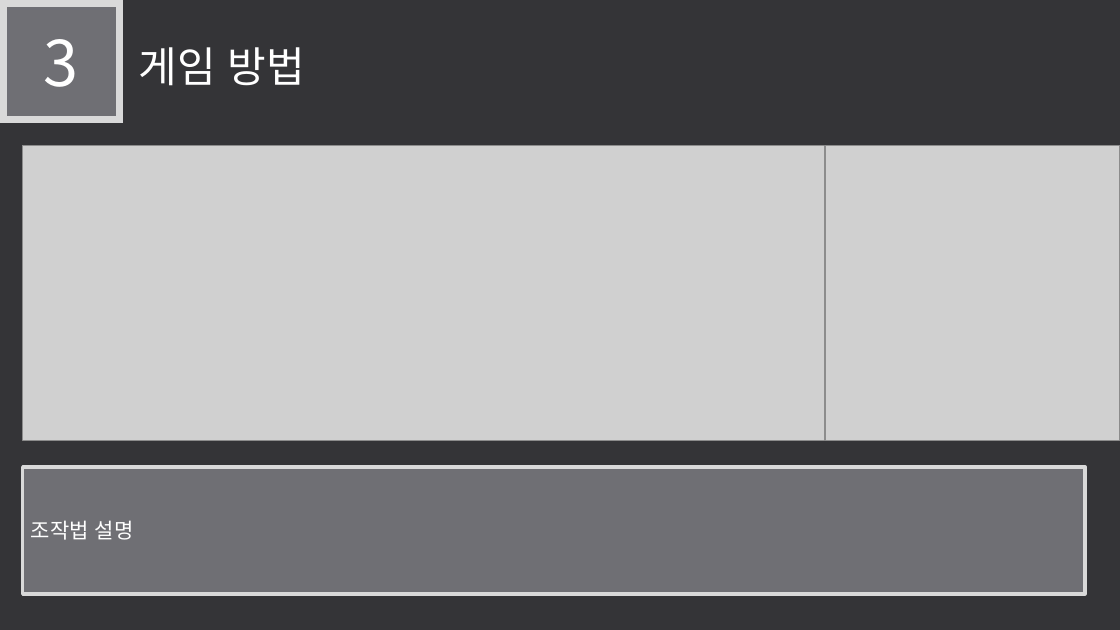
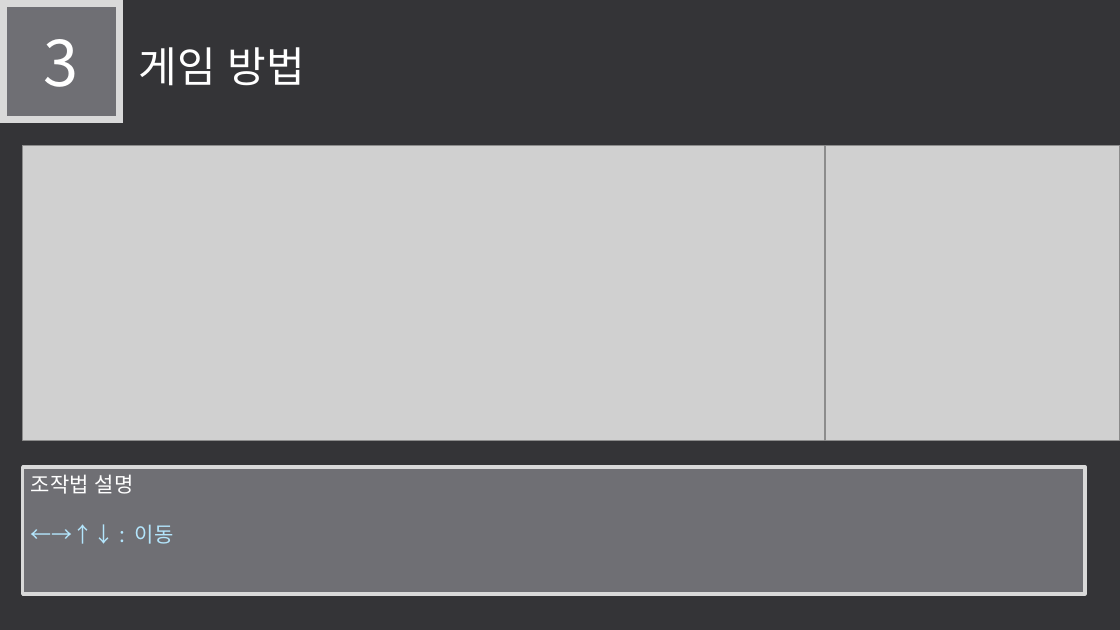
Before and after one commit to LEGO0937/Our_Project, a slide deck: slide 7 of 기획단계/졸작 제안서_α.pptx. Drawn at 1120x630 pixels with LibreOffice and Linux fonts; fonts in the diff are those of the drawing; grey boxes stand for pictures. Boxes give left, top, right and bottom in pixels: in the first picture for what was removed or moved away, otherwise in the second. Text is boxed around its words. In the diff, an @@ line names an element or a change of style, - is before the commit and + after.

```diff
--- a/기획단계/졸작 제안서_α.pptx
+++ b/기획단계/졸작 제안서_α.pptx
@@ rectangle "조작법 설명" at (x1=23, y1=467, x2=1086, y2=594): vertical alignment middle to top @@
@@ text in rectangle at (x1=135, y1=524, x2=174, y2=544): paragraph added @@
+←→↑↓ : 이동
```
Also in this commit, not shown: 4 other slides changed, 1 other file.
